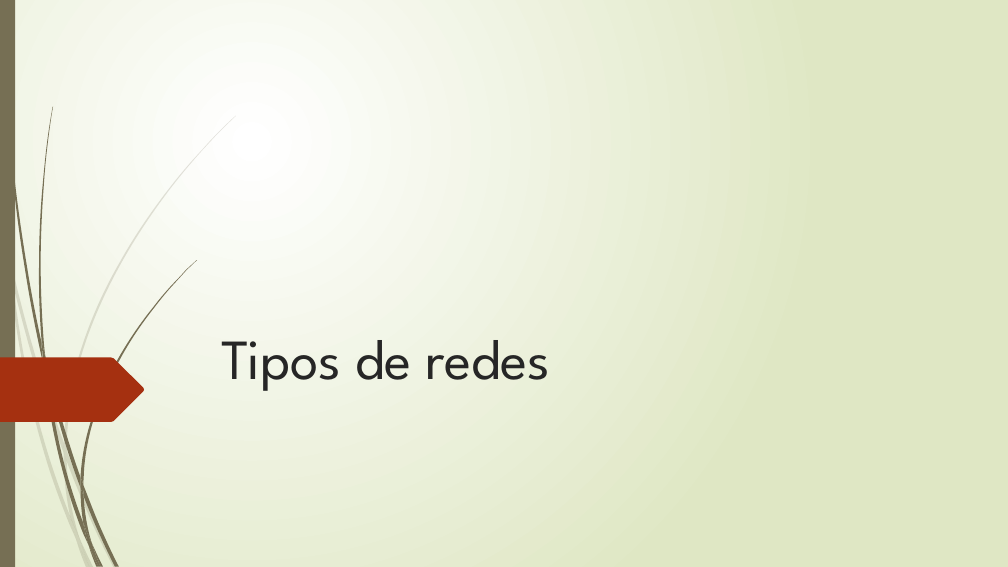
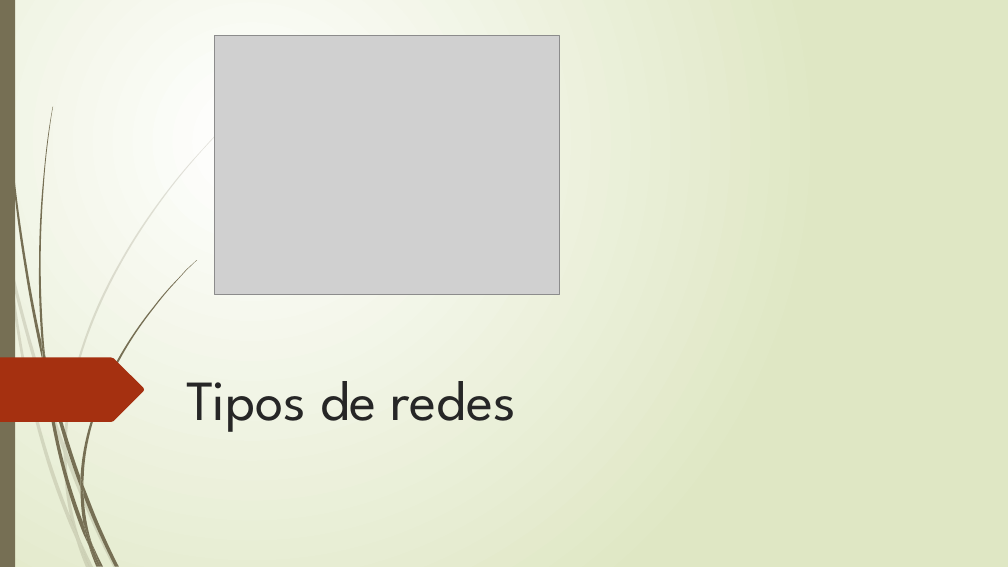
Before and after one commit to paulorenatofernandesmorgado/paulo, a slide deck: slide 1 of Tipos de redes trabalho paulomorgado.pptx. Drawn at 1008x567 pixels with LibreOffice and Linux fonts; fonts in the diff are those of the drawing; grey boxes stand for pictures. Boxes give left, top, right and bottom in pixels: in the first picture for what was removed or moved away, otherwise in the second. Text is boxed around its words. In the diff, an @@ line names an element or a change of style, - is before the commit and + after.

```diff
--- a/Tipos de redes trabalho paulomorgado.pptx
+++ b/Tipos de redes trabalho paulomorgado.pptx
@@ picture added at (x1=214, y1=36, x2=560, y2=294) @@
@@ title "Tipos de redes" moved from (x1=222, y1=340, x2=551, y2=391) to (x1=187, y1=381, x2=516, y2=432) @@
```
Also in this commit, not shown: 7 other slides changed, 1 other file.
